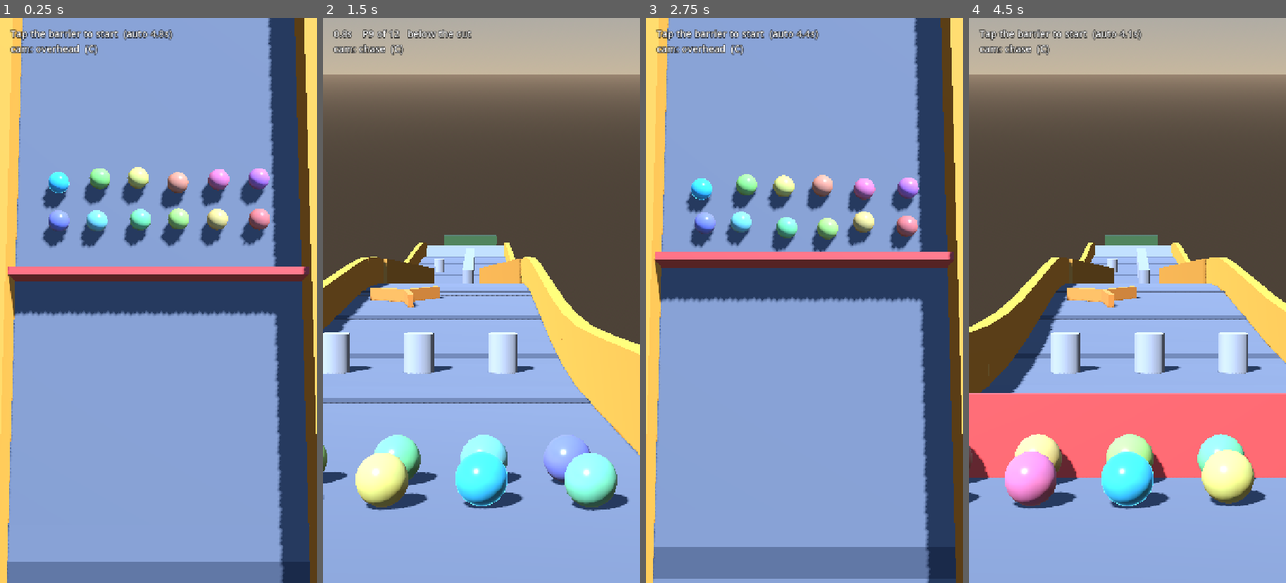
Above: before the commit, frames 1-4 (left to right).
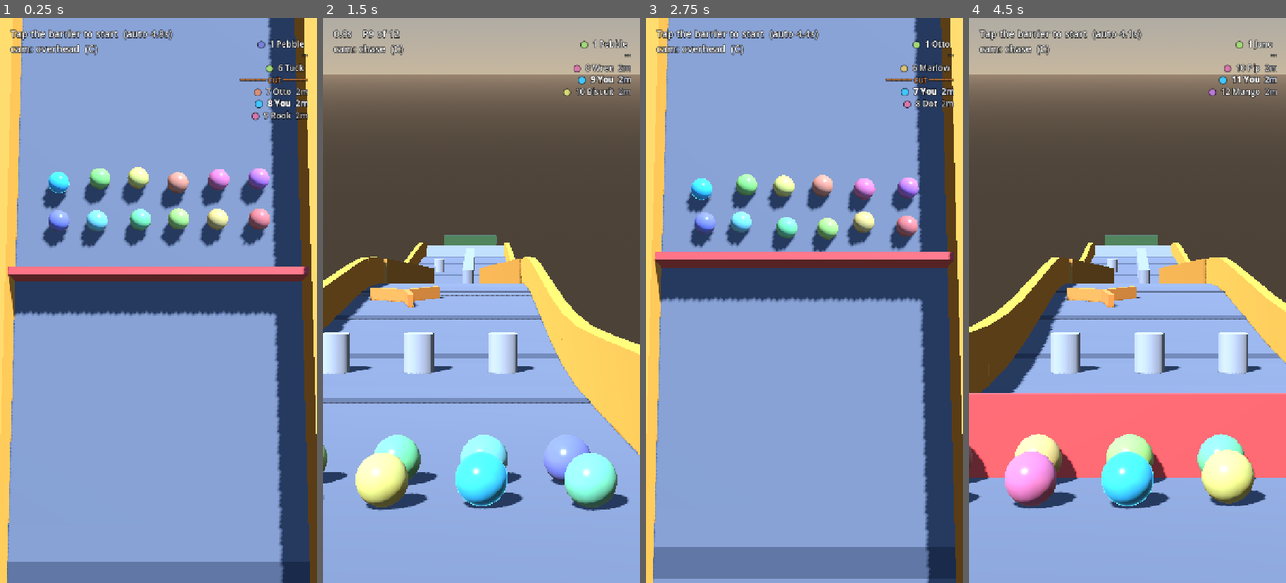
Above: after the commit, the same moments.

Repository: Arjan-N/marble-jumble
Game: Godot game, scene res://scenes/main.tscn
The game is run twice, just before and just after one commit, with the same random seed, the same clock (stepped at 60 frames per second) and the same inputs.
Inputs (mouse positions are in pixels of both pictures, inside the frame that each line leads up to):
- Up to frame 1 (0.25 s): no input
- Up to frame 2 (1.5 s): tap Enter at 0.5 s; move the mouse to (551, 272) at 0.52 s; tap R at 0.6 s; click (551, 272) at 0.67 s; move the mouse to (418, 328) at 1.27 s; tap C at 1.35 s; click (418, 328) at 1.42 s
- Up to frame 3 (2.75 s): move the mouse to (836, 176) at 2.02 s; tap R at 2.1 s; click (836, 176) at 2.17 s
- Up to frame 4 (4.5 s): move the mouse to (1111, 413) at 2.77 s; tap C at 2.85, 4.35 s; click (1111, 413) at 2.92 s; move the mouse to (1222, 385) at 3.52 s; tap R at 3.6 s; click (1222, 385) at 3.67 s; move the mouse to (1032, 215) at 4.27 s; click (1032, 215) at 4.42 s

The runs differ from the first frame. In frame 1, 0.8% of the frame differs, in the area x 75-98%, y 3-19%; in frame 2, 0.9%, in the area x 26-98%, y 2-14%; in frame 3, 0.7%; in frame 4, 0.7%.

Commit message:
Name the marbles; add a compact standings column with the cut line
The HUD could tell you that you were fourth. It could not tell you who was
ahead, or whether fourth was safe — and PROJECT.md section 3 says only the top
six of twelve survive the round, so "safe" is the only question the race is
really asking.

Marbles have names. Cosmetic, like colour: nothing here reaches the physics and
opponents stay identical to the player (section 7). Names exist because
standings need something to be about — "P4" is a number, "Bramble" is somebody
you can be annoyed at. Drawn at random from a list longer than the field, so the
same eleven do not turn up every race. The player's marble is "You" until
section 2.1's persistent customisable identity exists, which is Phase 1's job.

Standings sit top right and show four rows: the leader, and the player with
whoever is immediately either side. The whole field was tried first and was too
much — a quarter of a portrait screen of text against section 2.5's ask that the
UI stay out of the race. Rows eight through eleven are a list; these four are
the ones you can change places with in the next few seconds. Non-adjacent places
are elided rather than closed up, so P2 and P7 never look neighbouring.

The cut line draws as a rule through the column, but only when the player is
within two places of it. Leading comfortably it is noise; scrapping over sixth
it is the whole race. Showing it always would put a permanent line through the
middle of a four-row panel.

Falls are now announced by name and in the marble's own colour, so the row that
just went and the line that appeared refer to each other.

Co-Authored-By: Claude Opus 5 <noreply@anthropic.com>

Diff:
--- a/scripts/race/race_hud.gd
+++ b/scripts/race/race_hud.gd
@@ -22,8 +22,15 @@
 ## disappearing between frames.
 const NOTICE_FADE := 0.7
 
+## Rows in the standings column, top right. Colour is how a marble is named —
+## `DECISIONS.md` rules out arrows and oversized markers, and a number the player
+## cannot map onto anything on screen is worse than nothing, so each row carries
+## the marble's own colour as a dot.
+const STANDINGS_FONT := 19
+
 var _status: Label
 var _notice: Label
+var _standings: RichTextLabel
 var _notice_left: float = 0.0
 
 
@@ -38,6 +45,60 @@
 	_status = _make_label(Vector2(24, 20), 22)
 	_notice = _make_label(Vector2(24, 96), 20)
 	_notice.modulate.a = 0.0
+	_build_standings()
+
+
+## Anchored to the right edge rather than positioned, because the design space is
+## 720x1280 (see project.godot) while the window is 450x800, and only the anchor
+## survives that.
+func _build_standings() -> void:
+	_standings = RichTextLabel.new()
+	_standings.bbcode_enabled = true
+	_standings.scroll_active = false
+	_standings.fit_content = true
+	_standings.mouse_filter = Control.MOUSE_FILTER_IGNORE
+	_standings.anchor_left = 1.0
+	_standings.anchor_right = 1.0
+	_standings.offset_left = -290
+	_standings.offset_right = -20
+	_standings.offset_top = 18
+	_standings.offset_bottom = 640
+	_standings.add_theme_font_size_override("normal_font_size", STANDINGS_FONT)
+	_standings.add_theme_font_size_override("bold_font_size", STANDINGS_FONT)
+	_standings.add_theme_color_override("font_outline_color", Color.BLACK)
+	_standings.add_theme_constant_override("outline_size", 5)
+	add_child(_standings)
+
+
+## `rows` is what the race decided should be on screen, already ordered and
+## already trimmed. The HUD does not know what a cut line is or which marble the
+## player owns beyond what each row tells it.
+func show_standings(rows: Array) -> void:
+	var out := PackedStringArray()
+	out.append("[right]")
+
+	for row: Dictionary in rows:
+		if row.get("elided", false):
+			out.append("[color=#7d8595]···[/color]")
+			continue
+
+		# The elimination line. Drawn as a rule rather than a labelled row so it
+		# reads as a boundary between the marbles above and below it, which is
+		# what it is — everything above survives the round.
+		if row.get("cut", false):
+			out.append("[color=#ff9d4d]───── cut ─────[/color]")
+			continue
+
+		var colour: Color = row["colour"]
+		var line := "[color=#%s]●[/color]  %s  [color=#c8cede]%s[/color]" % [
+			colour.to_html(false), row["name"], row["trailing"]
+		]
+		if row.get("is_player", false):
+			line = "[b]%s[/b]" % line
+		out.append(line)
+
+	out.append("[/right]")
+	_standings.text = "\n".join(out)
 
 
 func _make_label(at: Vector2, size: int) -> Label:
--- a/scripts/race/race_manager.gd
+++ b/scripts/race/race_manager.gd
@@ -13,6 +13,29 @@
 const MARBLE_COUNT := 12
 const PLAYER_MARBLE_INDEX_UNSET := -1
 const PLAYER_COLOUR := Color(0.25, 0.78, 1.0)
+
+## Opponent names, drawn at random each race. Cosmetic — nothing here reaches the
+## physics, and opponents remain identical to the player (PROJECT.md section 7).
+##
+## They exist because standings need something to be *about*. A row reading
+## "P4" is a number; a row reading "Bramble" is somebody you can be annoyed at.
+## The list is longer than the field so the same eleven do not turn up every
+## race, and every name is short enough to sit in a portrait HUD without
+## wrapping. Family-friendly, per the positioning in section 1.
+const OPPONENT_NAMES := [
+	"Pebble", "Nimbus", "Comet", "Biscuit", "Marlow", "Tuck",
+	"Juno", "Basil", "Otto", "Wren", "Fig", "Sable",
+	"Pip", "Clover", "Rook", "Hazel", "Mango", "Dot",
+]
+
+## How many places either side of the cut count as "close enough to care".
+const CUT_ATTENTION := 2
+
+## The player's marble. `PROJECT.md` section 2.1 wants one persistent, named,
+## customisable marble; naming it is Phase 1's job, along with the rest of
+## customisation. Until then it says what it is, which is the one thing the
+## player never has to look up.
+const PLAYER_NAME := "You"
 
 ## Which course the prototype runs. `SlopeCourse` is a plain straight test track
 ## deliberately too simple to be the cause of anything; `CourseBuilder` is the
@@ -46,6 +69,9 @@
 
 var _standings: Array[Marble] = []
 var _standings_age: float = 0.0
+## Distance along the course per marble, cached from the last ranking so gaps can
+## be shown without repeating the closest-point searches.
+var _progress: Dictionary = {}
 
 
 func _ready() -> void:
@@ -162,10 +188,18 @@
 	# marble's own look, not from a fixed, learnable position.
 	var player_index := _rng.randi_range(0, MARBLE_COUNT - 1)
 
+	var names := OPPONENT_NAMES.duplicate()
+	names.shuffle()
+	var next_name := 0
+
 	for i in MARBLE_COUNT:
 		var is_player := i == player_index
 		var colour := PLAYER_COLOUR if is_player else _opponent_colour(i)
-		var marble := Marble.create(i, _tuning, colour, is_player)
+		var marble_name := PLAYER_NAME
+		if not is_player:
+			marble_name = names[next_name]
+			next_name += 1
+		var marble := Marble.create(i, _tuning, colour, is_player, marble_name)
 
 		add_child(marble)
 		marble.reset_to(spawns[i])
@@ -230,6 +264,7 @@
 	var progress := {}
 	for marble in _marbles:
 		progress[marble] = _course_offset(marble)
+	_progress = progress
 
 	var running: Array[Marble] = []
 	var fallen: Array[Marble] = []
@@ -250,6 +285,89 @@
 	_standings.append_array(_finish_order)
 	_standings.append_array(running)
 	_standings.append_array(fallen)
+
+
+## Four rows, not twelve: the leader, and the player with whoever is immediately
+## either side of them.
+##
+## The full field was the obvious thing to show and it was too much — a quarter
+## of a portrait screen of text next to a race nobody was looking at any more,
+## against section 2.5's ask that the UI stay out of the way. These four are the
+## ones that carry information: who is winning, and the two marbles whose
+## positions you can actually change places with in the next few seconds. Rows
+## eight through eleven are just a list.
+##
+## A gap in the numbering is drawn as an elision rather than closed up, so P2 and
+## P7 never look adjacent.
+func _standings_rows() -> Array:
+	if _standings.is_empty():
+		return []
+
+	# Zero-based index of the last marble that survives the round. PROJECT.md
+	# section 3: twelve start, the top six go through.
+	var cut_index := MARBLE_COUNT / 2 - 1
+
+	var wanted := {0: true}
+	var player_index := _standings.find(_player)
+
+	# The cut line is only drawn when the player is near enough for it to be the
+	# question they are asking. Leading comfortably, it is noise; scrapping over
+	# sixth, it is the only thing on screen that matters. Showing it always would
+	# put a permanent line through the middle of a four-row panel.
+	var near_cut := (
+		player_index >= 0
+		and cut_index < _standings.size()
+		and absi(player_index - cut_index) <= CUT_ATTENTION
+	)
+	if near_cut:
+		wanted[cut_index] = true
+	if player_index >= 0:
+		for index in [player_index - 1, player_index, player_index + 1]:
+			if index >= 0 and index < _standings.size():
+				wanted[index] = true
+
+	var indices := wanted.keys()
+	indices.sort()
+
+	var rows := []
+	var previous := -1
+	for index: int in indices:
+		if previous >= 0 and index > previous + 1:
+			rows.append({"elided": true})
+
+		var marble: Marble = _standings[index]
+		rows.append({
+			"colour": marble.colour,
+			"name": "%d %s" % [index + 1, marble.marble_name],
+			"trailing": _gap_text(marble, index),
+			"is_player": marble.is_player,
+		})
+		previous = index
+
+		if near_cut and index == cut_index:
+			rows.append({"cut": true})
+
+	return rows
+
+
+## What sits after the name: how far behind the leader this marble is, or why it
+## is not racing any more. Metres rather than seconds because a marble that is
+## stopped has no meaningful time gap, and a marble in mid-air has a misleading
+## one.
+func _gap_text(marble: Marble, index: int) -> String:
+	match marble.state:
+		Marble.State.ELIMINATED:
+			return "out"
+		Marble.State.FINISHED:
+			return "fin"
+
+	if index == 0 or _standings.is_empty():
+		return ""
+
+	var gap: float = _progress.get(_standings[0], 0.0) - _progress.get(marble, 0.0)
+	if gap < 1.0:
+		return ""
+	return "%dm" % roundi(gap)
 
 
 func _course_offset(marble: Marble) -> float:
@@ -303,17 +421,17 @@
 	if _hud == null or not is_instance_valid(_hud):
 		return
 
+	var left := 0
+	for other in _marbles:
+		if other.state == Marble.State.RACING or other.state == Marble.State.FINISHED:
+			left += 1
+
 	if marble.is_player:
 		_hud.announce("You fell", PLAYER_COLOUR)
 	else:
-		# Named by colour, not index: the player has no way to know that the
-		# orange one is marble 07, and a number they cannot map onto anything on
-		# screen is noise. Survivor count is the part that matters to them.
-		var left := 0
-		for other in _marbles:
-			if other.state == Marble.State.RACING or other.state == Marble.State.FINISHED:
-				left += 1
-		_hud.announce("A marble is out — %d left" % left, Color(0.95, 0.72, 0.45))
+		# By name, which the standings column is also showing — so the row that
+		# just went grey and the line that just appeared refer to each other.
+		_hud.announce("%s is out — %d left" % [marble.marble_name, left], marble.colour)
 
 
 func _check_for_completion() -> void:
@@ -368,6 +486,8 @@
 
 
 func _update_hud() -> void:
+	_hud.show_standings(_standings_rows())
+
 	match _phase:
 		Phase.SETTLING:
 			_hud.show_text(
@@ -418,9 +538,9 @@
 	if place <= 0:
 		return "racing"
 
-	var cut := MARBLE_COUNT / 2
-	var marker := "" if place <= cut else "   below the cut"
-	return "P%d of %d%s" % [place, MARBLE_COUNT, marker]
+	# Just the place. Whether that is above or below the cut is the standings
+	# column's job, and saying it in two places at once is how a HUD gets busy.
+	return "P%d of %d" % [place, MARBLE_COUNT]
 
 
 func _player_status() -> String:
--- a/scripts/simulation/marble.gd
+++ b/scripts/simulation/marble.gd
@@ -15,17 +15,28 @@
 }
 
 var marble_id: int = -1
+## What the HUD calls this marble. Cosmetic, like the colour — it never reaches
+## the physics, and two marbles with different names are the same marble as far
+## as the simulation is concerned (PROJECT.md section 7).
+var marble_name: String = ""
 var is_player: bool = false
 var state: State = State.WAITING
+## The colour this marble was built with, kept so the HUD can draw a swatch that
+## matches what is on the track without reaching into the mesh material.
+var colour: Color = Color.WHITE
 
 var _tuning: MarbleTuning
 
 
-static func create(id: int, tuning: MarbleTuning, colour: Color, player: bool) -> Marble:
+static func create(
+	id: int, tuning: MarbleTuning, colour: Color, player: bool, marble_name := ""
+) -> Marble:
 	var marble := Marble.new()
 	marble.name = "Marble%02d" % id
 	marble.marble_id = id
+	marble.marble_name = marble_name if marble_name != "" else "Marble %d" % id
 	marble.is_player = player
+	marble.colour = colour
 	marble._tuning = tuning
 	marble._build(colour)
 	return marble
